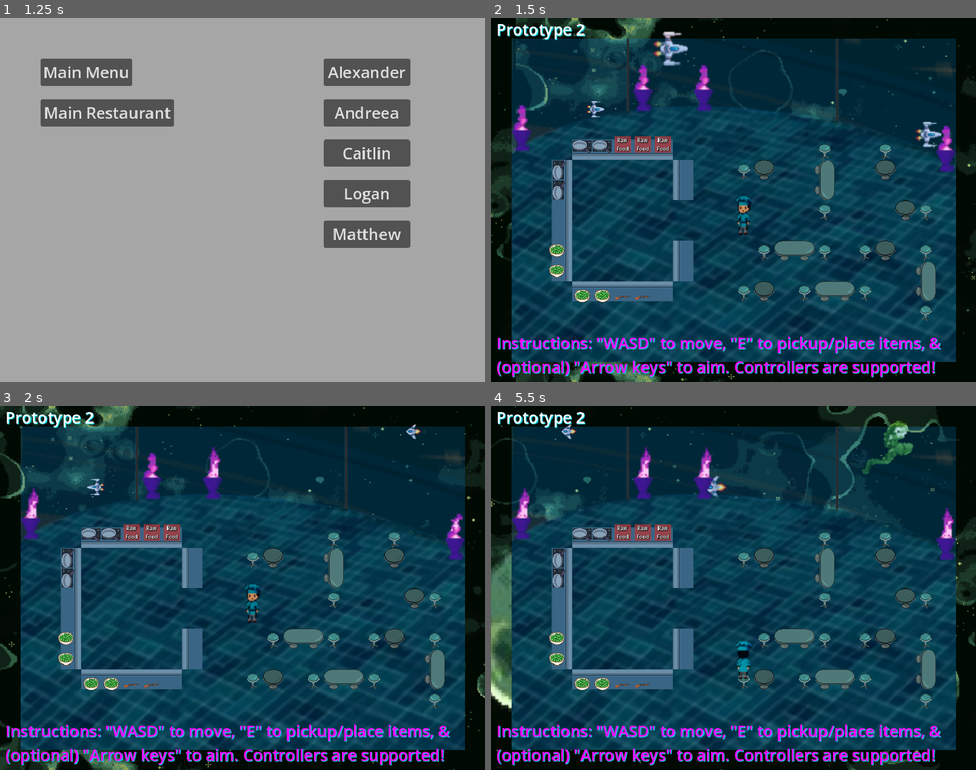
Above: before the commit, frames 1-4 (two rows, left to right).
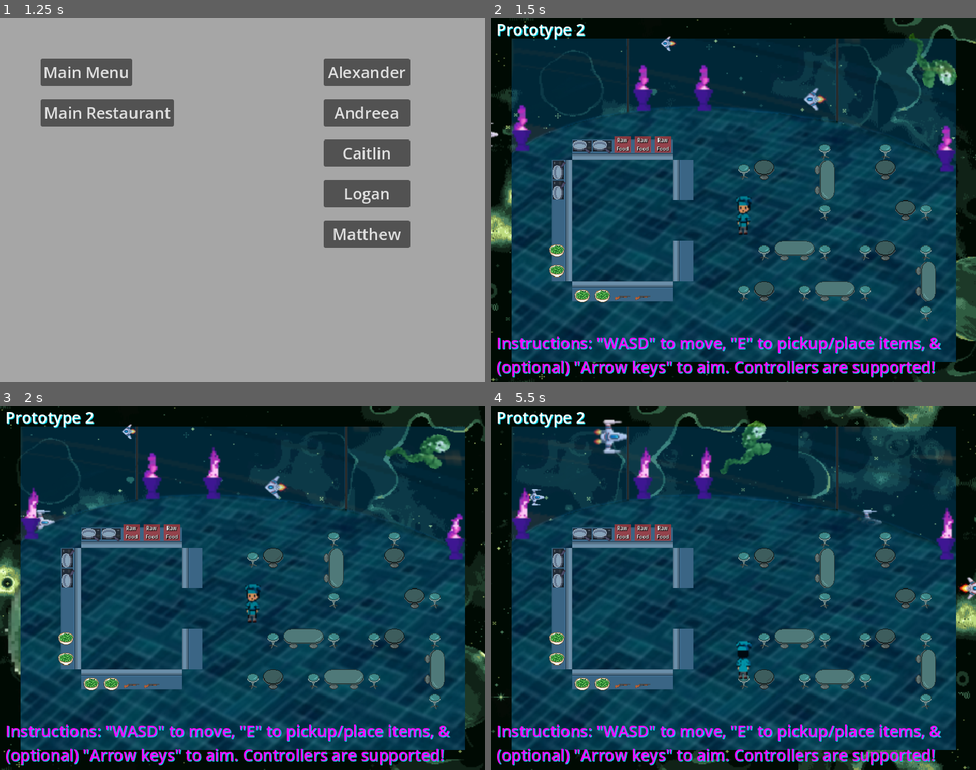
Above: after the commit, the same moments.

Repository: Alexander-Worley/Outer-Plates
Game: Godot game, scene res://Scenes/MainMenu/mainMenu.tscn
Same seed, same stepped clock (60 frames per second), same inputs: the game is played once before the commit and once after it.
Inputs (mouse positions are in pixels of both pictures, inside the frame that each line leads up to):
- Up to frame 1 (1.25 s): click (242, 261) at 0.5 s
- Up to frame 2 (1.5 s): click "Main Restaurant" at 1.25 s
- Up to frame 3 (2 s): no input
- Up to frame 4 (5.5 s): hold Right (face_right) 2.03-2.78 s; hold E (pickup) 2.03-2.78 s; hold S (down) 2.78-3.53 s; tap E (pickup) at 2.85, 4.35 s; hold Right (face_right) 3.53-4.28 s; hold E (pickup) 3.53-4.28 s; hold Up (face_up) 4.28-5.03 s; hold Left (face_left) from 5.03 s (still down); hold E (pickup) from 5.03 s (still down)

Frame 1 is identical in both runs. In frame 2, 7.6% of the frame differs, in the area x 0-100%, y 0-100%; in frame 3, 7.3%; in frame 4, 8.5%.

Commit message:
Removed TEMP Restaurant BGs

Diff:
--- a/DevScenes/Alexander/Alexander.tscn
+++ b/DevScenes/Alexander/Alexander.tscn
@@ -18,7 +18,7 @@
 [node name="Environment" type="Node2D" parent="."]
 
 [node name="Background" parent="Environment" instance=ExtResource("1_1fft2")]
-scroll_offset = Vector2(-603014, 0)
+scroll_offset = Vector2(-616696, 0)
 Planet = "Green Planet"
 
 [node name="Prototype 2" type="Label" parent="Environment/Background"]
--- a/Scenes/Restaurant/restaurant.tscn
+++ b/Scenes/Restaurant/restaurant.tscn
@@ -17,7 +17,7 @@
 [node name="Environment" type="Node2D" parent="."]
 
 [node name="Background" parent="Environment" instance=ExtResource("1_t7iru")]
-scroll_offset = Vector2(-562120, 0)
+scroll_offset = Vector2(-562420, 0)
 Planet = "Green Planet"
 
 [node name="Prototype 2" type="Label" parent="Environment/Background"]
Binary file removed: Assets/BGs/TEMP Restaurant BG-1.jpg
Not shown, removed: Assets/BGs/TEMP Restaurant BG-1.jpg.import
Binary file removed: Assets/BGs/TEMP Restaurant BG-2.jpg
Not shown, removed: Assets/BGs/TEMP Restaurant BG-2.jpg.import
